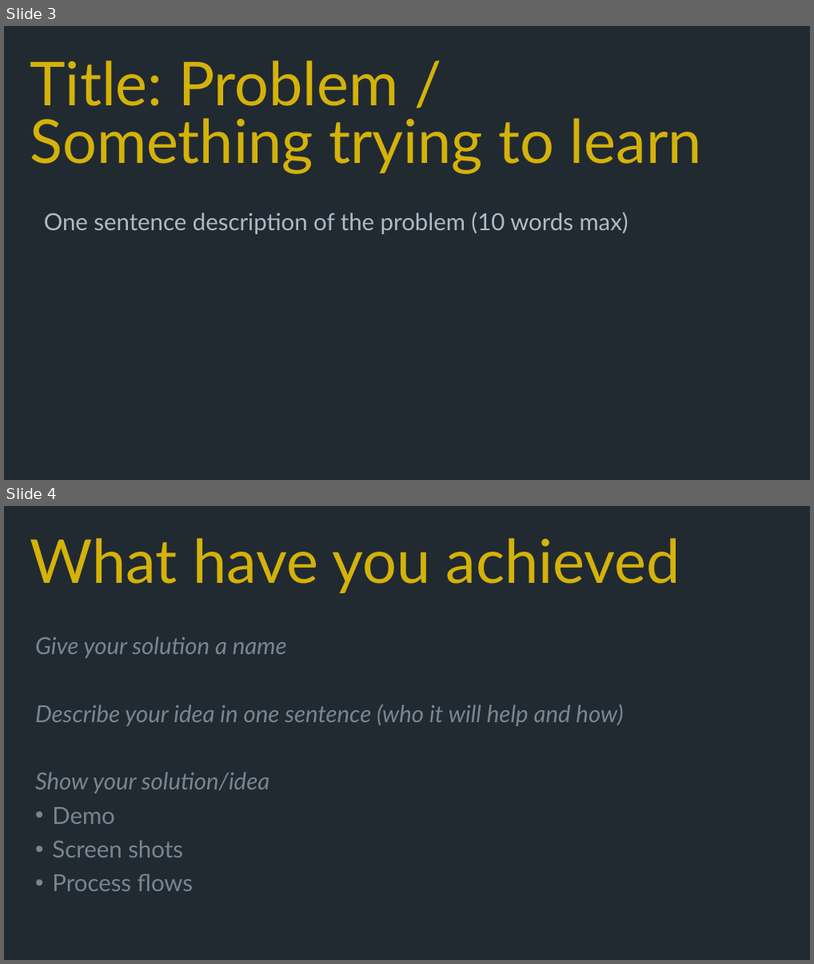
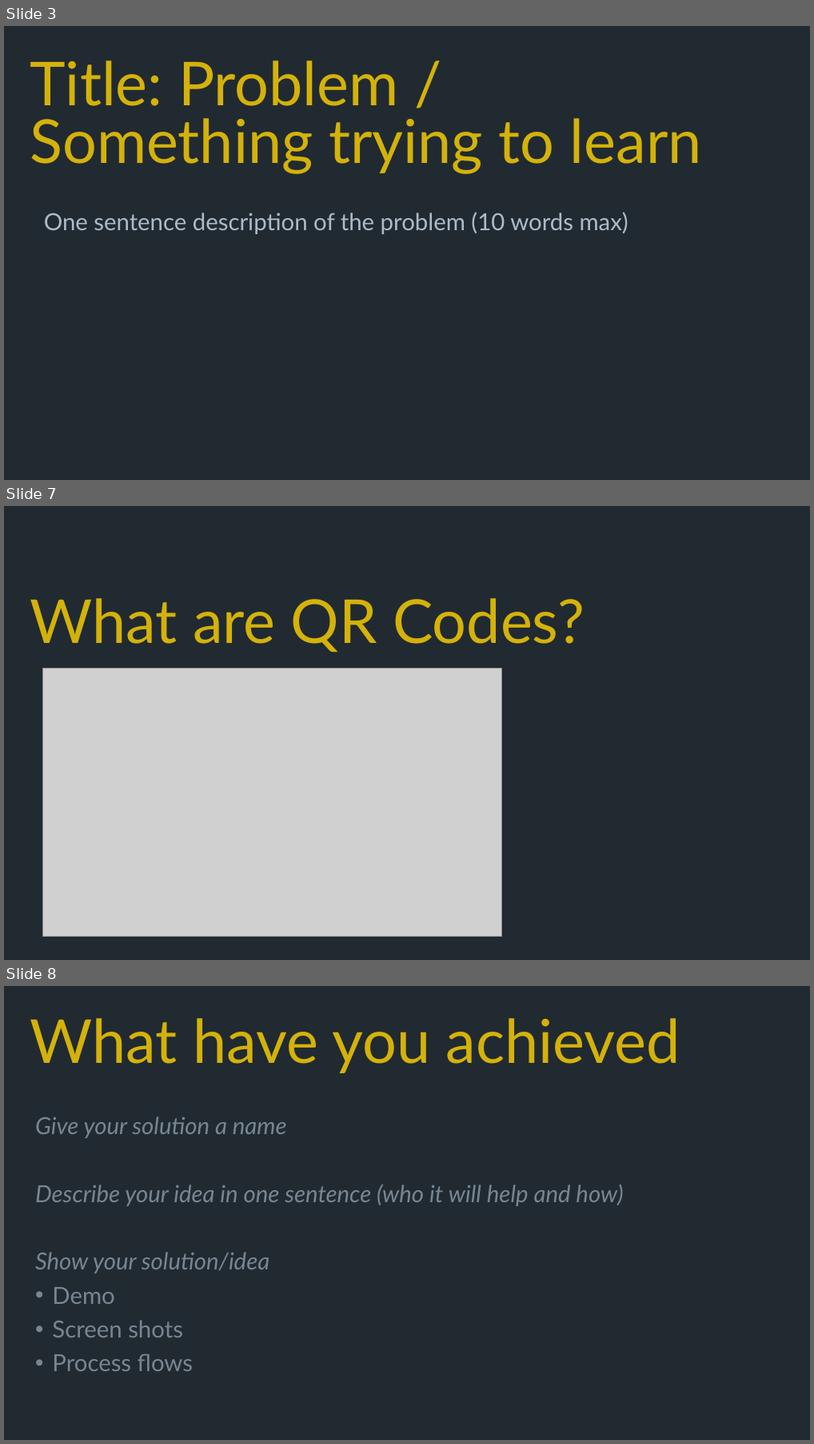
Before and after one commit to aaronrac/qrcodehackday, a slide deck: documents/RAC - Hackathon - QRCodes - Team Quick Response.pptx. Shown one above the other, each under a label of ours: slides 3 and 4 before the commit, slides 3, 7 and 8 after it; the slides between them are not shown. The pictures are 814x964 and 814x1444 pixels, drawn with LibreOffice and Linux fonts; fonts in the diff are those of the drawing; grey boxes stand for pictures. Boxes give left, top, right and bottom in pixels: in the first picture for what was removed or moved away, otherwise in the second. Text is boxed around its words. In the diff, an @@ line names an element or a change of style, - is before the commit and + after.

```diff
--- a/documents/RAC - Hackathon - QRCodes - Team Quick Response.pptx
+++ b/documents/RAC - Hackathon - QRCodes - Team Quick Response.pptx
@@ slide 7 added at [4, 506, 810, 960], background #212A31 @@
@@ title added at [30, 598, 586, 652], 72 pt, text #D4B20A @@
+What are QR Codes?
@@ picture added at [42, 668, 502, 936] @@
@@ what was slide 4 is now slide 8 @@
```
Also in this commit, not shown: 5 other slides added, 1 slide removed, 2 other files.
